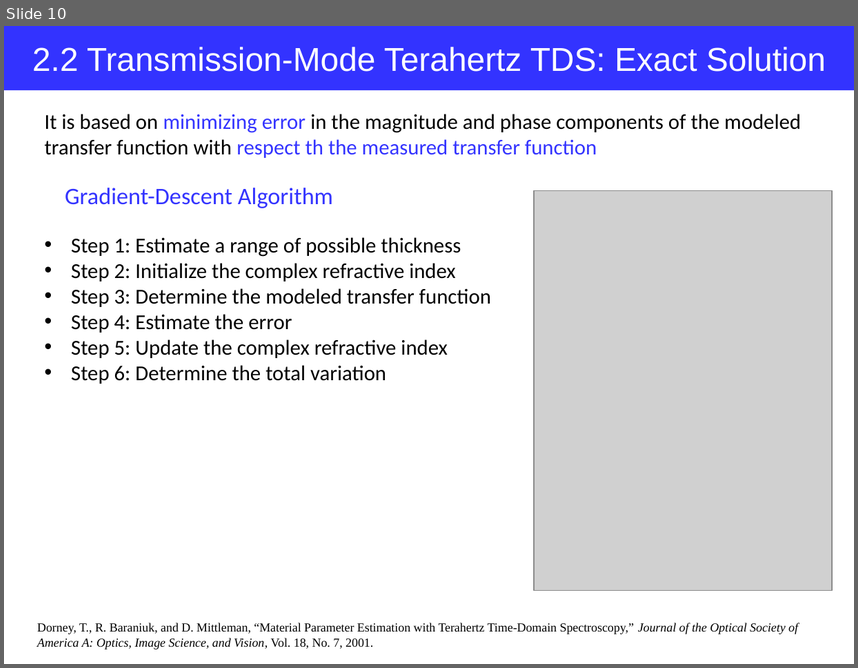
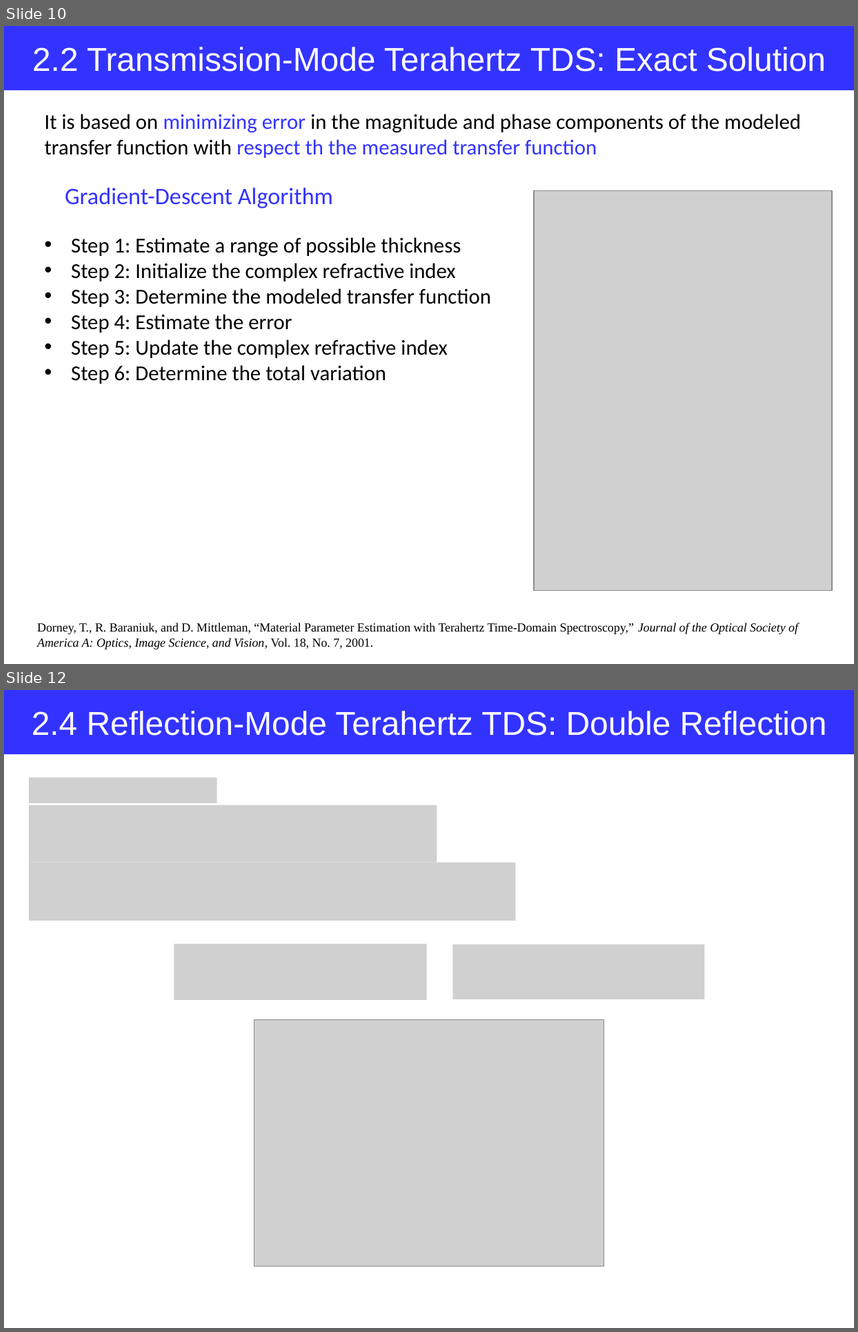
Before and after one commit to jglee96/NBTP_Lab, a slide deck: Terahertz Metrology/Ch2/Terahertz Metrology_Ch2.pptx. Shown one above the other, each under a label of ours: slide 10 before the commit, slides 10 and 12 after it; the slides between them are not shown. The pictures are 858x668 and 858x1332 pixels, drawn with LibreOffice and Linux fonts; fonts in the diff are those of the drawing; grey boxes stand for pictures. Boxes give left, top, right and bottom in pixels: in the first picture for what was removed or moved away, otherwise in the second. Text is boxed around its words. In the diff, an @@ line names an element or a change of style, - is before the commit and + after.

```diff
--- a/Terahertz Metrology/Ch2/Terahertz Metrology_Ch2.pptx
+++ b/Terahertz Metrology/Ch2/Terahertz Metrology_Ch2.pptx
@@ slide 12 added at (4,690,854,1328), background #FFFFFF @@
@@ rectangle added at (4,690,854,755), fill #3333FF, 28 pt, text #FFFFFF @@
+2.4 Reflection-Mode Terahertz TDS: Double Reflection
@@ picture added at (29,778,217,803) @@
@@ picture added at (29,805,437,862) @@
@@ picture added at (29,862,516,920) @@
@@ picture added at (174,943,426,999) @@
@@ picture added at (452,944,704,999) @@
@@ picture added at (254,1019,604,1265) @@
```
Also in this commit, not shown: 2 slides changed, 6 other slides added, 11 other files.
